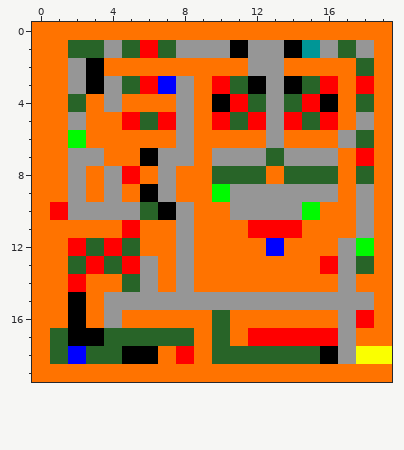
Edited in one commit: pixel-art sprite (gfx/lvl/level6.png). This is how it looked before the edit.
The file is 20x20 pixels. Colours within 5 levels of each other are drawn and written as one.
The same view after the edit:
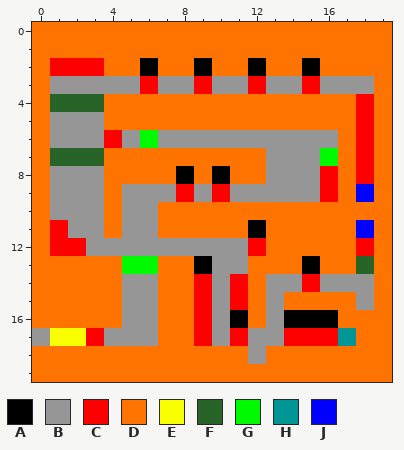
Palette (. is transparent): A #000000  B #969696  C #ff0000  D #ff7300  E #faff00  F #286428  G #00fa00  H #009696  J #0000ff
Diff:
{"y":1,"x":2,"old":"FFBFCFBBBABBAHBFB","new":"DDDDDDDDDDDDDDDDD"}
{"y":2,"x":1,"old":"DBA","new":"CCC"}
{"y":2,"x":6,"old":"D","new":"A"}
{"y":2,"x":9,"old":"D","new":"A"}
{"y":2,"x":12,"old":"BB","new":"AD"}
{"y":2,"x":15,"old":"D","new":"A"}
{"y":2,"x":18,"old":"F","new":"D"}
{"y":3,"x":1,"old":"D","new":"B"}
{"y":3,"x":3,"old":"A","new":"B"}
{"y":3,"x":5,"old":"F","new":"B"}
{"y":3,"x":7,"old":"J","new":"B"}
{"y":3,"x":9,"old":"DCFA","new":"CBBC"}
{"y":3,"x":14,"old":"AFCDC","new":"BCBBB"}
{"y":4,"x":1,"old":"D","new":"F"}
{"y":4,"x":3,"old":"DB","new":"FD"}
{"y":4,"x":8,"old":"B","new":"D"}
{"y":4,"x":10,"old":"ACFBFCA","new":"DDDDDDD"}
{"y":4,"x":18,"old":"F","new":"C"}
{"y":5,"x":1,"old":"D","new":"B"}
{"y":5,"x":3,"old":"D","new":"B"}
{"y":5,"x":5,"old":"CFCB","new":"DDDD"}
{"y":5,"x":10,"old":"CFCBCFC","new":"DDDDDDD"}
{"y":5,"x":18,"old":"B","new":"C"}
{"y":6,"x":1,"old":"DGDDDDD","new":"BBBCBGB"}
{"y":6,"x":9,"old":"DDDD","new":"BBBB"}
{"y":6,"x":14,"old":"DDDBF","new":"BBBDC"}
{"y":7,"x":1,"old":"DBB","new":"FFF"}
{"y":7,"x":6,"old":"ABB","new":"DDD"}
{"y":7,"x":10,"old":"BBBF","new":"DDDB"}
{"y":7,"x":16,"old":"B","new":"G"}
{"y":8,"x":1,"old":"D","new":"B"}
{"y":8,"x":3,"old":"DBC","new":"BDD"}
{"y":8,"x":7,"old":"BD","new":"DA"}
{"y":8,"x":10,"old":"FFFDFFF","new":"ADDBBBC"}
{"y":8,"x":18,"old":"F","new":"C"}
{"y":9,"x":1,"old":"D","new":"B"}
{"y":9,"x":3,"old":"DBDA","new":"BDBB"}
{"y":9,"x":8,"old":"DDG","new":"CBC"}
{"y":9,"x":16,"old":"B","new":"C"}
{"y":9,"x":18,"old":"B","new":"J"}
{"y":10,"x":1,"old":"C","new":"B"}
{"y":10,"x":4,"old":"B","new":"D"}
{"y":10,"x":6,"old":"FAB","new":"BDD"}
{"y":10,"x":11,"old":"BBBBG","new":"DDDDD"}
{"y":10,"x":18,"old":"B","new":"D"}
{"y":11,"x":1,"old":"DDD","new":"CBB"}
{"y":11,"x":5,"old":"CD","new":"BB"}
{"y":11,"x":8,"old":"B","new":"D"}
{"y":11,"x":12,"old":"CCC","new":"ADD"}
{"y":11,"x":18,"old":"B","new":"J"}
{"y":12,"x":1,"old":"D","new":"C"}
{"y":12,"x":3,"old":"FCFDD","new":"BBBBB"}
{"y":12,"x":9,"old":"DDDDJ","new":"BBBCD"}
{"y":12,"x":17,"old":"BG","new":"DC"}
{"y":13,"x":2,"old":"FCFCB","new":"DDDGG"}
{"y":13,"x":8,"old":"BDDD","new":"DABB"}
{"y":13,"x":15,"old":"DCB","new":"ADD"}
{"y":14,"x":2,"old":"C","new":"D"}
{"y":14,"x":5,"old":"F","new":"B"}
{"y":14,"x":8,"old":"BDDD","new":"DCBC"}
{"y":14,"x":13,"old":"DDDD","new":"BBCB"}
{"y":14,"x":18,"old":"D","new":"B"}
{"y":15,"x":2,"old":"A","new":"D"}
{"y":15,"x":4,"old":"B","new":"D"}
{"y":15,"x":7,"old":"BBB","new":"DDC"}
{"y":15,"x":11,"old":"BB","new":"CD"}
{"y":15,"x":14,"old":"BBBB","new":"DDDD"}
{"y":16,"x":2,"old":"A","new":"D"}
{"y":16,"x":4,"old":"BDD","new":"DBB"}
{"y":16,"x":9,"old":"DFD","new":"CBA"}
{"y":16,"x":13,"old":"DDDDBC","new":"BAAADD"}
{"y":17,"x":0,"old":"DFAAFFFFFDFDCC","new":"BEECBBBDDCBCBB"}
{"y":17,"x":17,"old":"B","new":"H"}
{"y":18,"x":1,"old":"FJFFAA","new":"DDDDDD"}
{"y":18,"x":8,"old":"C","new":"D"}
{"y":18,"x":10,"old":"FFFFFFABEE","new":"DDBDDDDDDD"}
{"label":"changed","picture_box":[32,40,392,364]}
